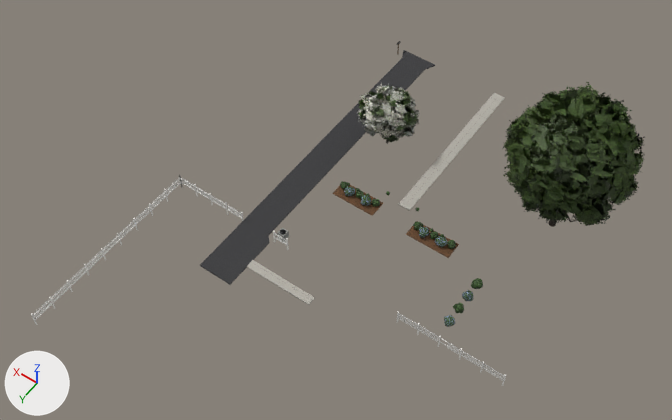
The glTF model models/homes/rossi-house-lot.glb as it was, and as the next commit left it.
Rendered twice from a 50 mm camera at (-27.0, 41.5, 70.8) aimed at (2.2, 0.7, 6.6). Arrows for +X, +Y and +Z are at lower left; the lights stay in place. The older version comes first. Vertices at exactly the same position are counted once.

In view in the first picture: 'Lot_Fence', 'Lot_Hardscape', 'Lot_Plants', 'Tree_Dogwood_1', 'Tree_Maple_1' and 1 more.
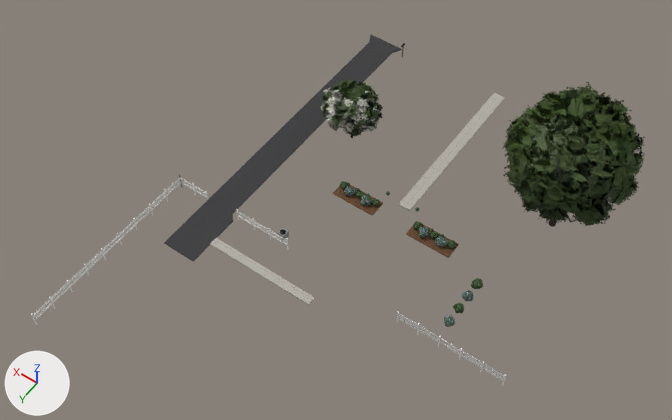
Boxes [x1, y1, x2, y2] around the edits, measured in the pictures (672 x 420 px; the box of a moved part takes in the faces that stretch with it):
'Lot_Hardscape', reshaped (12% wider): before [200, 50, 505, 305]; after [164, 35, 505, 305]
'Tree_Dogwood_1', reshaped, recoloured: before [357, 83, 419, 144]; after [320, 77, 383, 138]
part 1 of me_lot_hardscape, moved or reshaped: before [200, 50, 435, 285]; after [164, 35, 402, 262]
part 2 of me_lot_hardscape, moved or reshaped: before [247, 260, 315, 305]; after [210, 238, 315, 305]
part 3 of me_tree_dogwood_1, moved or reshaped: before [357, 83, 419, 142]; after [320, 77, 383, 137]
part 4 of me_tree_dogwood_1, recoloured: before [357, 83, 419, 138]; after [321, 77, 383, 137]
part 5 of me_tree_dogwood_1, recoloured: before [359, 87, 418, 142]; after [320, 85, 379, 132]

Edits to the bpy script that builds the scene:
```text
Change me_lot_hardscape:
    used by ob_lot_hardscape; location = (0.0, 0.0, 0.0)
    before: 9 (8.0, 5.7, -0.1) at pixel (252, 260), 10 (8.0, 6.6, -0.1) at pixel (246, 267), 13 (8.0, 5.7, 0.0) at pixel (252, 259), 14 (8.0, 6.6, 0.0) at pixel (246, 266)
    remove me_lot_hardscape.from_pydata(...)  # 48 vertices, 76 faces; spans x -6.6..12.2, y -26.3..9.0, z -0.1..0.1
    add me_lot_hardscape.from_pydata(...)  # 48 vertices, 76 faces; spans x -6.6..16.6, y -26.3..9.0, z -0.1..0.1
    me_lot_hardscape part 1: the loose piece of 16 vertices spanning x 8.0..12.2, y -26.3..9.0, z -0.1..0.0 is moved by (4.4, 0.0, 0.0)
    me_lot_hardscape part 2
    add for i in [9, 10, 13, 14]: me_lot_hardscape.vertices[i].co += Vector((4.4, 0.0, 0.0))
Change me_tree_dogwood_1:
    used by ob_tree_dogwood_1; location = (0.0, 0.0, 0.0)
    remove me_tree_dogwood_1.from_pydata(...)  # 3926 vertices, 2772 faces; spans x 2.69..9.54, y -17.6..-10.71, z -0.47..7.15
    add me_tree_dogwood_1.from_pydata(...)  # 3926 vertices, 2772 faces; spans x 6.09..12.94, y -16.1..-9.21, z -0.47..7.15
    me_tree_dogwood_1 part 3: 3504 of 3926 vertices moved; they spanned x 2.69..9.54, y -17.6..-10.71, z 1.72..7.15 and now span x 6.09..12.94, y -16.1..-9.21, z 1.72..7.15; mean shift (3.4, 1.5, 0.0); largest move (3.68, -14.84, 5.26) -> (12.34, -10.57, 3.72)
    me_tree_dogwood_1 part 4: 852 of the faces centred in x 3.35..9.0, y -16.9..-11.23, z 2.36..6.54 switch from mat_bloom to mat_leaves
    me_tree_dogwood_1 part 5: all 414 faces that had it switch from mat_leaves to mat_bloom
    other edits to the shape of me_tree_dogwood_1 do not show in these pictures
```
